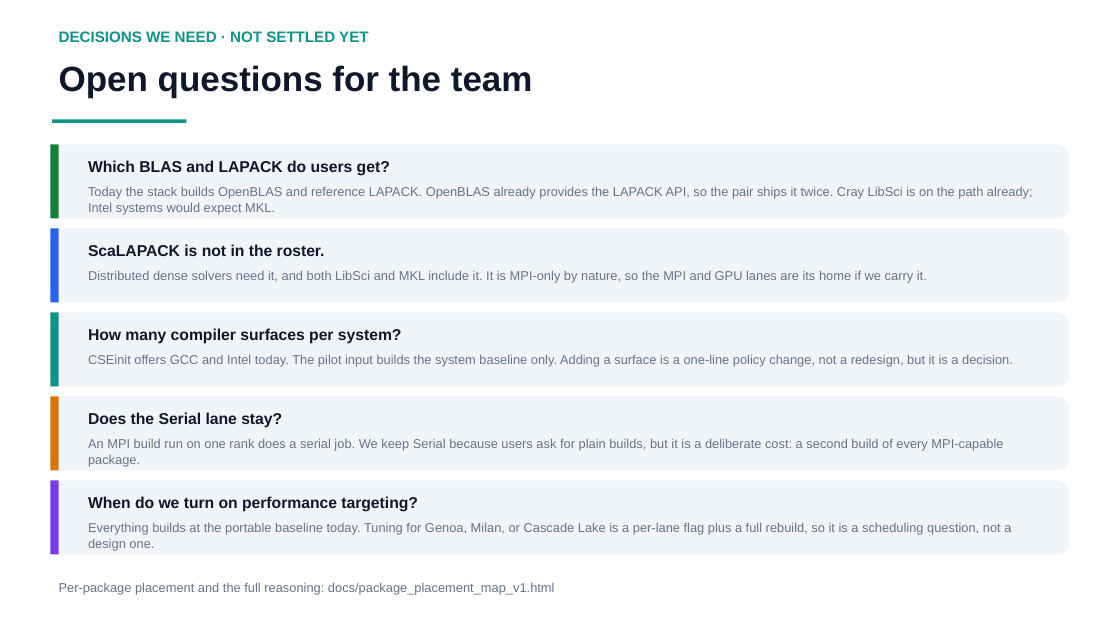
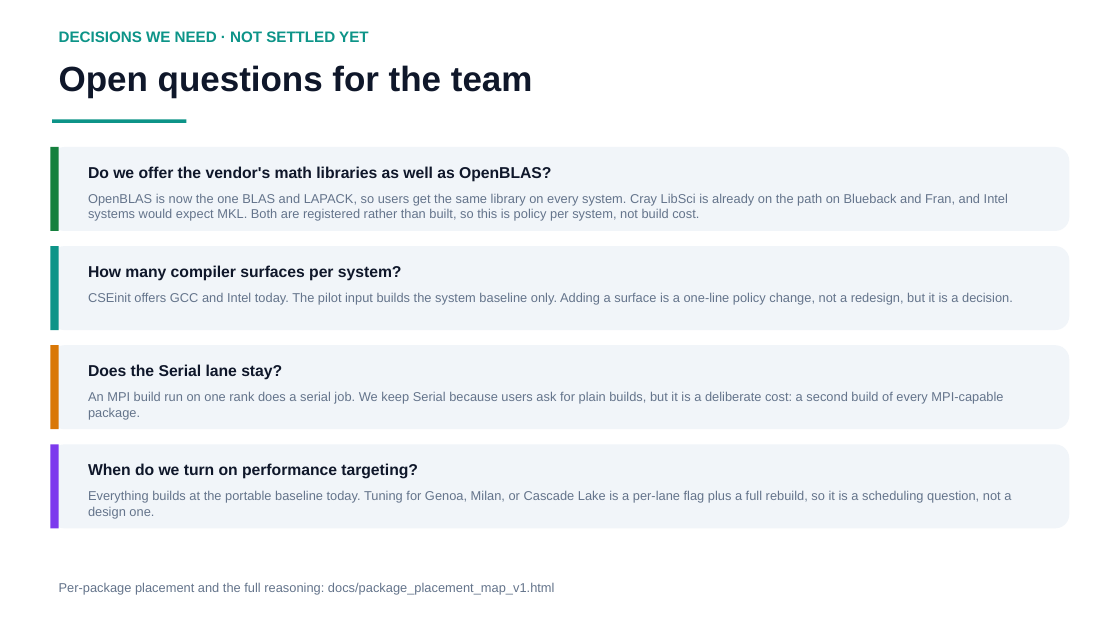
Before and after one commit to ray12514/stack-planning, a slide deck: slide 10 of presentations/cse_lanes_model.pptx. Drawn at 1120x630 pixels with LibreOffice and Linux fonts; fonts in the diff are those of the drawing. Boxes give left, top, right and bottom in pixels: in the first picture for what was removed or moved away, otherwise in the second. Text is boxed around its words. In the diff, an @@ line names an element or a change of style, - is before the commit and + after.

Commit message:
Record the OpenBLAS, ScaLAPACK, and TAU decisions
Rationale doc: netlib-lapack dropped (resolving the review it carried),
netlib-scalapack placed in the MPI lane, tau at one version with its own
GPU-lane build. Schema describes both GPU placeholders. Placement map
and deck appendix follow the roster; the open-questions slide loses the
two items now decided and reframes BLAS as the vendor-library question.

```diff
--- a/presentations/cse_lanes_model.pptx
+++ b/presentations/cse_lanes_model.pptx
@@ rounded rectangle: place and size @@
-rounded rectangle at box(50, 145, 1070, 218)
+rounded rectangle at box(50, 147, 1070, 231)
@@ rectangle: place and size @@
-rectangle at box(50, 145, 59, 218)
+rectangle at box(50, 147, 59, 231)
@@ text at box(88, 166, 551, 182): text changed @@
-Which BLAS and LAPACK do users get?
+Do we offer the vendor's math libraries as well as OpenBLAS?
@@ text at box(88, 193, 1008, 221): text changed @@
-Today the stack builds OpenBLAS and reference LAPACK. OpenBLAS already provides the LAPACK API, so the pair ships it twice. Cray LibSci is on the path already; Intel systems would expect MKL.
+OpenBLAS is now the one BLAS and LAPACK, so users get the same library on every system. Cray LibSci is already on the path on Blueback and Fran, and Intel systems would expect MKL. Both are registered rather than built, so this is policy per system, not build cost.
@@ rounded rectangle: place and size @@
-rounded rectangle at box(50, 229, 1070, 302)
+rounded rectangle at box(50, 246, 1070, 330)
@@ rectangle: place and size @@
-rectangle at box(50, 229, 59, 302)
+rectangle at box(50, 246, 59, 330)
@@ rectangle at box(50, 246, 59, 330): fill #2563EB to #0D9488 @@
@@ text "How many compiler surfaces per ...": place and size @@
-text "How many compiler surfaces per ..." at box(88, 328, 402, 344)
+text "How many compiler surfaces per ..." at box(88, 265, 402, 281)
@@ text removed at box(88, 244, 325, 256) @@
-ScaLAPACK is not in the roster.
@@ text "CSEinit offers GCC and Intel ...": place and size @@
-text "CSEinit offers GCC and Intel ..." at box(88, 354, 1013, 367)
+text "CSEinit offers GCC and Intel ..." at box(88, 292, 1013, 305)
@@ text removed at box(88, 270, 927, 283) @@
-Distributed dense solvers need it, and both LibSci and MKL include it. It is MPI-only by nature, so the MPI and GPU lanes are its home if we carry it.
@@ rounded rectangle: place and size @@
-rounded rectangle at box(50, 313, 1070, 386)
+rounded rectangle at box(50, 345, 1070, 429)
@@ rectangle: place and size @@
-rectangle at box(50, 313, 59, 386)
+rectangle at box(50, 345, 59, 429)
@@ rectangle at box(50, 345, 59, 429): fill #0D9488 to #D97706 @@
@@ text "Does the Serial lane stay?": place and size @@
-text "Does the Serial lane stay?" at box(88, 412, 282, 428)
+text "Does the Serial lane stay?" at box(88, 364, 282, 380)
@@ text "An MPI build run on ...": place and size @@
-text "An MPI build run on ..." at box(88, 438, 1003, 467)
+text "An MPI build run on ..." at box(88, 391, 1003, 419)
@@ rounded rectangle: place and size @@
-rounded rectangle at box(50, 397, 1070, 471)
+rounded rectangle at box(50, 444, 1070, 528)
@@ rectangle: place and size @@
-rectangle at box(50, 397, 59, 471)
+rectangle at box(50, 444, 59, 528)
@@ rectangle at box(50, 444, 59, 528): fill #D97706 to #7C3AED @@
@@ text "When do we turn on ...": place and size @@
-text "When do we turn on ..." at box(88, 496, 418, 512)
+text "When do we turn on ..." at box(88, 463, 418, 479)
@@ rounded rectangle removed at box(50, 481, 1070, 555) @@
@@ rectangle removed at box(50, 481, 59, 555) @@
@@ text "Everything builds at the portable ...": place and size @@
-text "Everything builds at the portable ..." at box(88, 522, 1011, 551)
+text "Everything builds at the portable ..." at box(88, 490, 1011, 519)
```
Also in this commit, not shown: 3 other slides changed, 4 other files.
